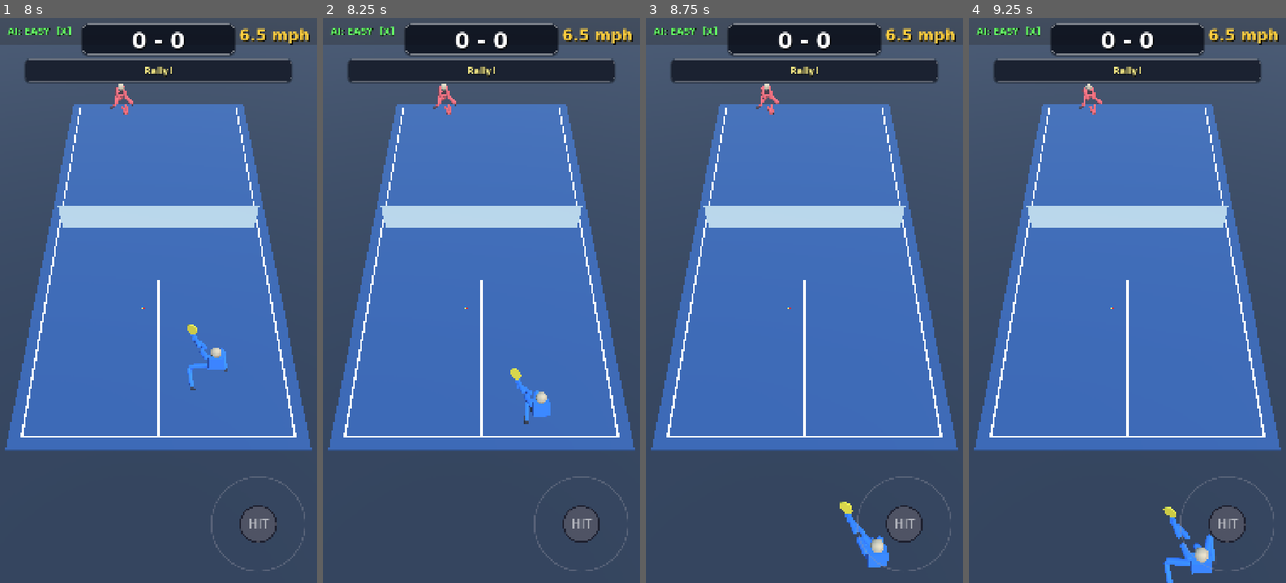
Above: before the commit, frames 1-4 (left to right).
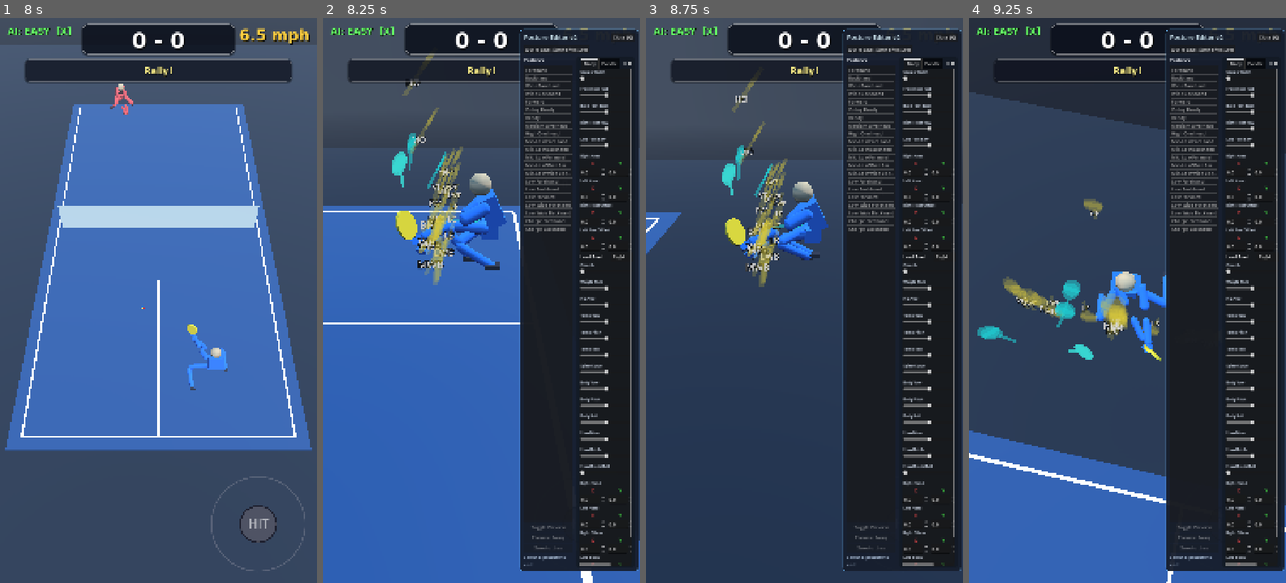
Above: after the commit, the same moments.

Repository: pyroboy/pickleball-godot
Game: Godot game, scene res://scenes/game.tscn
Same seed, same stepped clock (60 frames per second), same inputs: the game is played once before the commit and once after it.
Inputs (mouse positions are in pixels of both pictures, inside the frame that each line leads up to):
- Up to frame 1 (8 s): tap Enter at 0.5 s; move the mouse to (228, 272) at 0.52 s; hold D (move_right) 0.53-1.25 s; hold T 0.53-1.25 s; click (228, 272) at 0.67 s; tap Space (ui_accept) at 0.77, 1.07, 3.77, 4.07, 6.77, 7.07 s; drag from (95, 328) to (142, 413) at 1.27 s; move the mouse to (190, 176) at 2.02 s; hold D (move_right) 2.03-2.75 s; tap 7 at 2.1 s; drag from (142, 413) to (63, 215) at 2.77 s; move the mouse to (253, 385) at 3.52 s; hold A (move_left) 3.53-4.25 s; tap Y at 3.6 s; drag from (63, 215) to (110, 159) at 4.27 s; move the mouse to (174, 300) at 5.02 s; hold S (move_down) 5.03-5.75 s; tap I at 5.1 s; click (174, 300) at 5.17 s; drag from (110, 159) to (95, 328) at 5.77 s; move the mouse to (228, 272) at 6.52 s; hold W (move_up) 6.53-7.25 s; hold O 6.53-7.25 s; drag from (95, 328) to (142, 413) at 7.27 s
- Up to frame 2 (8.25 s): tap Space (ui_accept) at 8 s; move the mouse to (513, 176) at 8.02 s; hold S (move_down) from 8.03 s (still down); hold E from 8.03 s (still down)
- Up to frame 3 (8.75 s): keep holding S (move_down); keep holding E
- Up to frame 4 (9.25 s): release S (move_down) at 8.75 s; release E at 8.75 s; drag from (1111, 413) to (1032, 215) at 8.77 s

Frame 1 is identical in both runs. In frame 2, 66% of the frame differs, in the area x 0-100%, y 1-100%; in frame 3, 66%; in frame 4, 85%, in the area x 0-100%, y 0-100%.
Error before the commit: Parse Error: Static function "remove_resource()" not found in base "GDScriptNativeClass". (res://scripts/posture_editor_v2.gd:568)

Commit message:
fix: remove noisy PostureLibrary load prints causing output overflow
- posture_library.gd: remove per-instance load diagnostics from
  load_or_default() and _load_from_disk(). The CACHE_MODE_REPLACE fix
  remains; only the print spam is removed.
- posture_editor_v2.gd: trim save diagnostics from ~10 prints to ~3.
- player_paddle_posture.gd: remove singleton instance_id print.

Diff:
--- a/scripts/player_paddle_posture.gd
+++ b/scripts/player_paddle_posture.gd
@@ -195,7 +195,6 @@
 func _ready() -> void:
 	_player = get_parent() as CharacterBody3D
 	_posture_lib = PostureLibrary.instance()
-	print("[PLAYER_POSTURE] PostureLibrary singleton instance_id=", _posture_lib.get_instance_id())
 	_skeleton_applier = load("res://scripts/posture_skeleton_applier.gd").new(_player)
 	_offset_resolver = load("res://scripts/posture_offset_resolver.gd").new(_player)
 	_commit_selector = load("res://scripts/posture_commit_selector.gd").new()
--- a/scripts/posture_editor_v2.gd
+++ b/scripts/posture_editor_v2.gd
@@ -184,7 +184,6 @@
 
 	# Load libraries
 	_library = PostureLibrary.instance()
-	print("[EDITOR V2] PostureLibrary singleton instance_id=", _library.get_instance_id())
 	_base_pose_library = BasePoseLibrary.instance()
 	_populate_list()
 
@@ -521,9 +520,7 @@
 		_status_label.text = "Playing swing preview"
 
 func _on_save() -> void:
-	print("[EDITOR V2 SAVE] _on_save() called")
 	if _current_def == null:
-		print("[EDITOR V2 SAVE] ABORT: _current_def is null")
 		_status_label.text = "Save: nothing selected"
 		return
 	var path: String = ""
@@ -536,39 +533,24 @@
 		var base: String = _current_def.display_name.to_lower().replace(" ", "_").replace("-", "_")
 		filename = "%02d_%s.tres" % [_current_def.posture_id, base]
 		path = "res://data/postures/" + filename
-	print("[EDITOR V2 SAVE] target path: ", path)
-	print("[EDITOR V2 SAVE] def type: ", _current_def.get_class(), " script: ", _current_def.get_script())
+	print("[EDITOR V2 SAVE] saving ", path)
 
 	# Ensure directory exists ( defensive — Godot won't create it automatically )
-	var raw_dir := path.get_base_dir()
-	# Strip trailing slash for DirAccess APIs (macOS can be sensitive)
-	var dir_path := ProjectSettings.globalize_path(raw_dir).rstrip("/")
-	print("[EDITOR V2 SAVE] dir_path (globalized): ", dir_path)
-	var dir_exists := DirAccess.dir_exists_absolute(dir_path)
-	print("[EDITOR V2 SAVE] dir_exists: ", dir_exists)
-	if not dir_exists:
-		print("[EDITOR V2 SAVE] creating directory...")
+	var dir_path := ProjectSettings.globalize_path(path.get_base_dir()).rstrip("/")
+	if not DirAccess.dir_exists_absolute(dir_path):
 		var err_mkdir := DirAccess.make_dir_recursive_absolute(dir_path)
-		print("[EDITOR V2 SAVE] mkdir result: ", err_mkdir)
 		if err_mkdir != OK:
 			_status_label.text = "Failed to create directory: %s (err %d)" % [dir_path, err_mkdir]
 			push_warning("PostureEditorV2: failed to create directory %s (error %d)" % [dir_path, err_mkdir])
 			return
 
 	# Attempt 1: save to res://
-	print("[EDITOR V2 SAVE] calling ResourceSaver.save(", path, ")")
 	var err := ResourceSaver.save(_current_def, path, ResourceSaver.FLAG_CHANGE_PATH)
-	print("[EDITOR V2 SAVE] ResourceSaver.save result: ", err)
 	if err == OK:
 		_current_def.resource_path = path
 		_status_label.text = "Saved: %s" % filename
 		print("[EDITOR V2 SAVE] SUCCESS: ", path)
-		# Clear Godot's resource cache so the next load reads from disk, not stale memory
-		if ResourceLoader.has_cached(path):
-			ResourceLoader.remove_resource(path)
-			print("[EDITOR V2 SAVE] cleared cache for ", path)
 		# Auto-reload library so editor sees saved values immediately without restart
-		print("[EDITOR V2 SAVE] reloading library from disk...")
 		_library.load_or_default()
 		# Re-select current posture so UI reflects freshly loaded definition
 		var reselected_def = _library.get_def(_current_def.posture_id) if not _is_base_pose_mode else _base_pose_library.get_def(_current_def.base_pose_id)
@@ -578,7 +560,6 @@
 			_paddle_tab.set_definition(_current_def)
 			_charge_tab.set_definition(_current_def)
 			_ft_tab.set_definition(_current_def)
-			print("[EDITOR V2 SAVE] re-selected definition after reload")
 		return
 
 	# Attempt 2: fallback to user:// so the user at least has the file
@@ -588,14 +569,11 @@
 	if not DirAccess.dir_exists_absolute(fb_dir):
 		DirAccess.make_dir_recursive_absolute(fb_dir)
 	var err2 := ResourceSaver.save(_current_def, fallback_path, ResourceSaver.FLAG_CHANGE_PATH)
-	print("[EDITOR V2 SAVE] fallback result: ", err2)
 	if err2 == OK:
 		_current_def.resource_path = fallback_path
 		_status_label.text = "Saved to fallback: %s" % fallback_path
 		print("[EDITOR V2 SAVE] FALLBACK SUCCESS: ", fallback_path)
 		push_warning("PostureEditorV2: saved to fallback %s because res:// failed (error %d)" % [fallback_path, err])
-		if ResourceLoader.has_cached(fallback_path):
-			ResourceLoader.remove_resource(fallback_path)
 		_library.load_or_default()
 	else:
 		_status_label.text = "Save failed: error %d — %s" % [err, error_string(err)]
--- a/scripts/posture_library.gd
+++ b/scripts/posture_library.gd
@@ -40,12 +40,10 @@
 	definitions.clear()
 	_by_id.clear()
 	_build_defaults()  # Always start with full defaults
-	var disk_count := 0
 	if DirAccess.dir_exists_absolute(ProjectSettings.globalize_path(DATA_DIR)):
-		disk_count = _load_from_disk()  # Overlay saved files on top
+		_load_from_disk()  # Overlay saved files on top
 	for d in definitions:
 		_by_id[d.posture_id] = d
-	print("[POSTURE_LIBRARY] loaded %d from disk, %d from defaults" % [disk_count, definitions.size() - disk_count])
 
 
 func get_def(posture_id: int):
@@ -60,12 +58,10 @@
 	return definitions
 
 
-func _load_from_disk() -> int:
-	var loaded_count := 0
+func _load_from_disk() -> void:
 	var dir := DirAccess.open(DATA_DIR)
 	if dir == null:
-		print("[POSTURE_LIBRARY] _load_from_disk: DirAccess.open failed for ", DATA_DIR)
-		return loaded_count
+		return
 	dir.list_dir_begin()
 	var f: String = dir.get_next()
 	while f != "":
@@ -77,7 +73,6 @@
 				var pid: int = -1
 				if res.has_method("get"):
 					pid = res.get("posture_id")
-				print("[POSTURE_LIBRARY] loaded from disk: ", full_path, " posture_id=", pid)
 				# Replace existing default if present, otherwise append
 				var replaced := false
 				for i in range(definitions.size()):
@@ -87,12 +82,10 @@
 						break
 				if not replaced:
 					definitions.append(res)
-				loaded_count += 1
 			else:
 				push_warning("PostureLibrary: failed to load " + full_path)
 		f = dir.get_next()
 	dir.list_dir_end()
-	return loaded_count
 
 
 ## Source-of-truth extraction of every hardcoded posture value.
